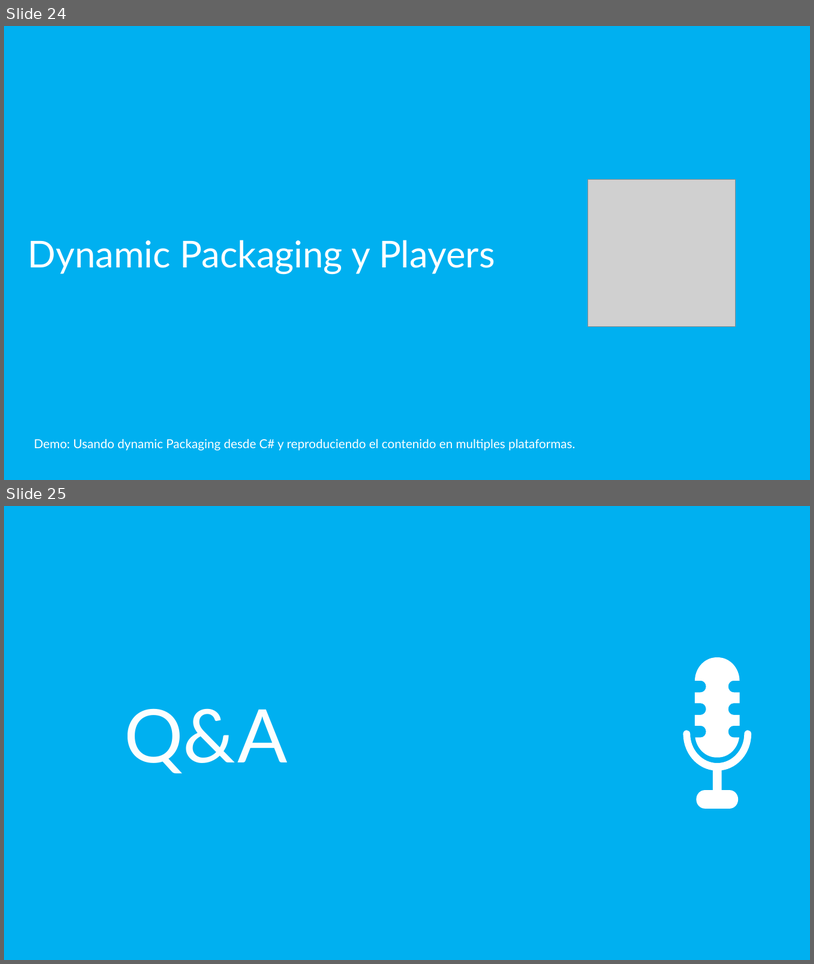
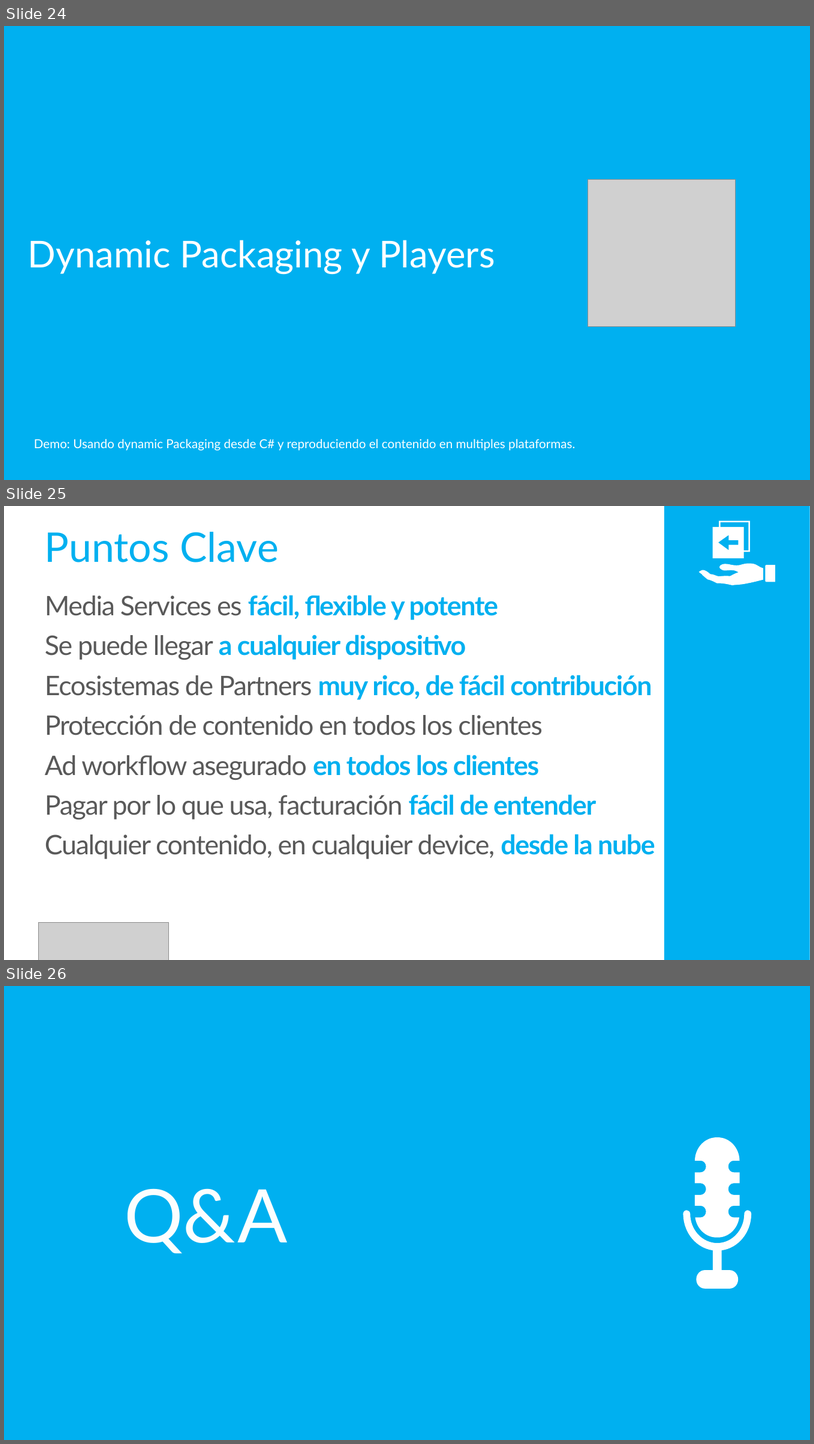
Before and after one commit to mconverti/webcast-aplicaciones-media-con-azure-media-services, a slide deck: CreandoAplicacionesMediaConAzureMediaServices.pptx. Shown one above the other, each under a label of ours: slides 24 and 25 before the commit, slides 24, 25 and 26 after it. The pictures are 814x964 and 814x1444 pixels, drawn with LibreOffice and Linux fonts; fonts in the diff are those of the drawing; grey boxes stand for pictures. Boxes give left, top, right and bottom in pixels: in the first picture for what was removed or moved away, otherwise in the second. Text is boxed around its words. In the diff, an @@ line names an element or a change of style, - is before the commit and + after.

```diff
--- a/CreandoAplicacionesMediaConAzureMediaServices.pptx
+++ b/CreandoAplicacionesMediaConAzureMediaServices.pptx
@@ slide 25 added at (4, 506, 810, 960), background #FFFFFF @@
@@ rectangle added at (665, 506, 810, 960), fill #00B0F0 @@
@@ freeform shape added at (699, 521, 776, 586), fill #FFFFFF @@
@@ title added at (45, 532, 279, 562), 48.6 pt, text #00B0F0 @@
+Puntos Clave
@@ text added at (45, 595, 656, 859), 32 pt, text #595959 @@
+Media Services es fácil, flexible y potente
+Se puede llegar a cualquier dispositivo
+Ecosistemas de Partners muy rico, de fácil contribución
+Protección de contenido en todos los clientes
+Ad workflow asegurado en todos los clientes
+Pagar por lo que usa, facturación fácil de entender
+Cualquier contenido, en cualquier device, desde la nube
@@ picture added at (38, 922, 169, 960) @@
@@ what was slide 25 is now slide 26 @@
```
Also in this commit, not shown: 2 slides changed.
